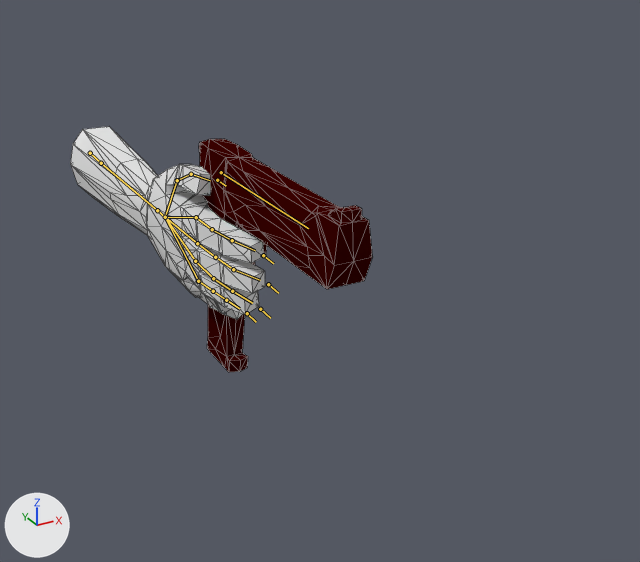
The Blender file Models/Raw/player_hand.blend, before and after one commit.
Rendered twice from a 50 mm camera at (-0.71, -2.38, 0.83) aimed at (0.23, -0.67, -0.02). The axes (+X, +Y, +Z) are drawn at lower left. The lights are the same throughout. The bones that bend it are drawn over the model as lines. Mesh edges are drawn as thin lines.

In view in the first picture: 'Gun', 'pCube1'.
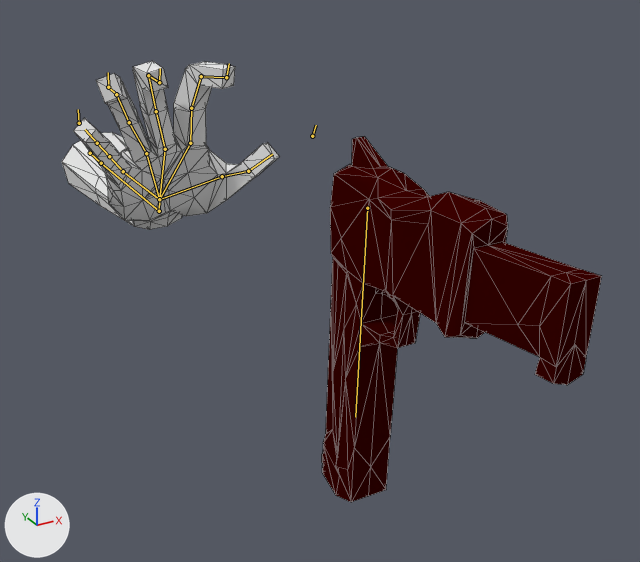
The newer file adds an action. The first version stands in its rest pose; the second is drawn at frame 22 of the action 'StartHoverOver'.

Pixel boxes (x1, y1, x2, y2) of what changed, in the pictures (640 x 562 px):
'Gun', posed (61% wider, 57% taller)
    before: (199, 139, 372, 372)
    after: (322, 136, 602, 502)
'pCube1', posed (11% wider, 12% shorter)
    before: (70, 126, 265, 319)
    after: (62, 61, 279, 230)
bone 'arm', root to tip
    before: (101, 163) to (157, 210)
    after: (101, 163) to (159, 211)
bone 'wrist', root to tip
    before: (157, 210) to (165, 217)
    after: (159, 211) to (159, 199)
bone 'thumb.meta', root to tip
    before: (165, 217) to (177, 180)
    after: (159, 199) to (222, 176)
bone 'thumb.1', root to tip
    before: (177, 180) to (191, 174)
    after: (222, 176) to (248, 171)
bone 'thumb.ik', root to tip
    before: (217, 180) to (226, 186)
    after: (312, 136) to (316, 125)
bone 'pinky.ik', root to tip
    before: (247, 313) to (256, 322)
    after: (79, 123) to (78, 109)
bone 'ring.ik', root to tip
    before: (260, 309) to (270, 318)
    after: (108, 87) to (108, 72)
bone 'middle.ik', root to tip
    before: (268, 284) to (278, 293)
    after: (159, 82) to (160, 68)
bone 'pointer.ik', root to tip
    before: (263, 255) to (273, 263)
    after: (226, 77) to (229, 63)
bone 'gun', root to tip
    before: (221, 172) to (308, 228)
    after: (367, 208) to (355, 417)

The change in detail:
Bone 'root' (bone_root) turns from (0, 0, 0) to (0, -39, 0) degrees about its own x, y and z.
Bone 'arm' (bone_arm) turns from (0, 0, 0) to (0, -40, 0) degrees about its own x, y and z.
Bone 'wrist' (bone_wrist) turns from (0, 0, 0) to (0, 0, 50) degrees about its own x, y and z.
Bone 'thumb.meta' (bone_thumb_meta) turns from (0, 0, 0) to (-19, -13, -8) degrees about its own x, y and z.
Bone 'thumb.1' (bone_thumb_1) turns from (0, 0, 0) to (23, -45, -7) degrees about its own x, y and z.
Bone 'thumb.ik' (bone_thumb_ik) moves from (0.0, 0.0, 0.0) to (-0.022, -0.121, 0.235).
Bone 'pinky.ik' (bone_pinky_ik) moves from (0.0, 0.0, 0.0) to (0.072, -0.025, -0.085).
Bone 'ring.ik' (bone_ring_ik) moves from (0.0, 0.0, 0.0) to (0.099, -0.062, -0.053).
Bone 'middle.ik' (bone_middle_ik) moves from (0.0, 0.0, 0.0) to (0.074, -0.087, -0.016).
Bone 'pointer.ik' (bone_pointer_ik) moves from (0.0, 0.0, 0.0) to (0.05, -0.089, 0.083).
Bone 'gun' (bone_gun) moves from (0.0, 0.0, 0.0) to (0.0, 0.702, -0.116).
Bone 'gun' (bone_gun) turns from (0, 0, 0) to (86, 0, -180) degrees about its own x, y and z.
